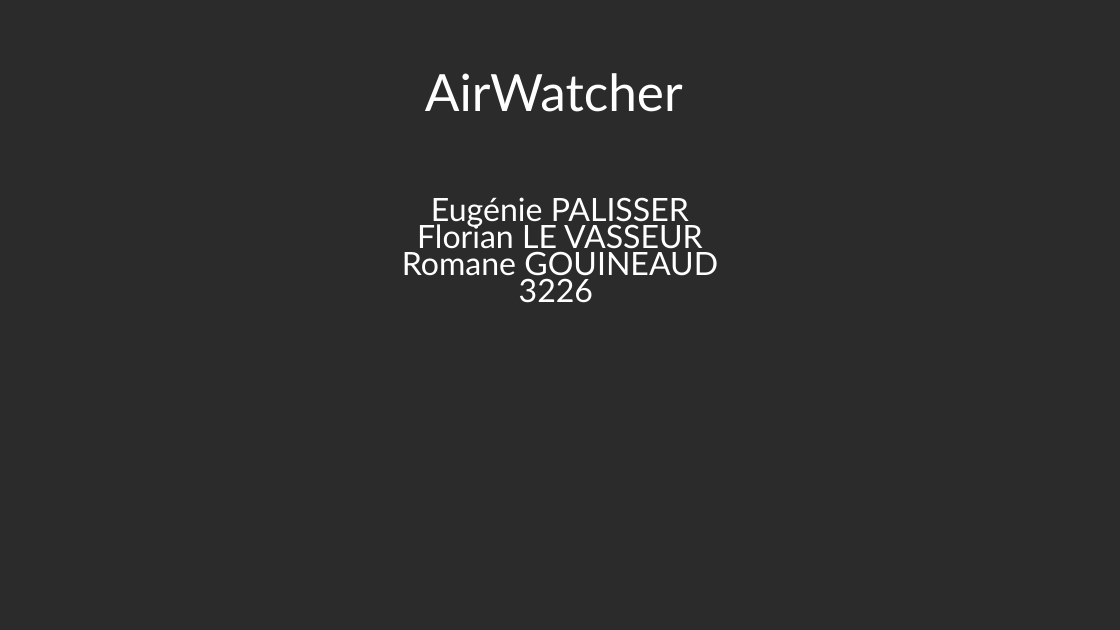
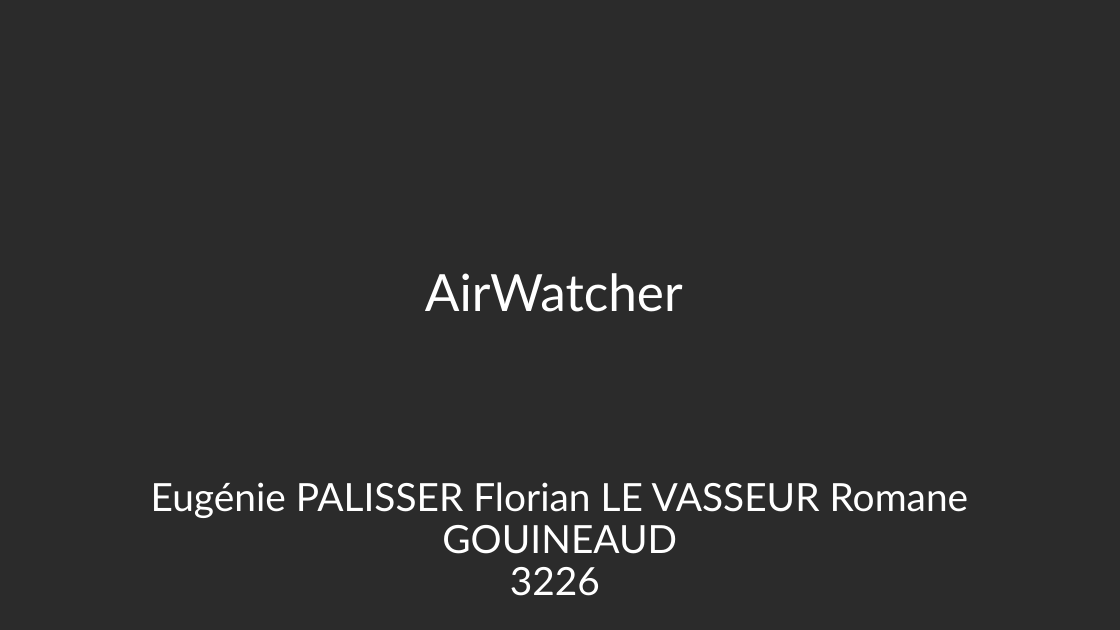
Before and after one commit to Florian-LeVasseur/UML, a slide deck: slide 1 of presentation.pptx. Drawn at 1120x630 pixels with LibreOffice and Linux fonts; fonts in the diff are those of the drawing; background and template pictures are left out; a plain dark background stands for a picture behind light text. Boxes give left, top, right and bottom in pixels: in the first picture for what was removed or moved away, otherwise in the second. Text is boxed around its words. In the diff, an @@ line names an element or a change of style, - is before the commit and + after.

Commit message:
MAJ pp

```diff
--- a/presentation.pptx
+++ b/presentation.pptx
@@ title "AirWatcher": place and size @@
-title "AirWatcher" at (425, 73, 683, 112)
+title "AirWatcher" at (425, 273, 683, 312)
@@ text "Eugénie PALISSER Florian LE VASSEUR ...": place and size @@
-text "Eugénie PALISSER Florian LE VASSEUR ..." at (402, 197, 718, 303)
+text "Eugénie PALISSER Florian LE VASSEUR ..." at (151, 482, 969, 596)
@@ text at (151, 482, 969, 554): text changed; size 27.5 to 33.3 pt @@
-Eugénie PALISSER
-Florian LE VASSEUR
-Romane GOUINEAUD
+Eugénie PALISSER Florian LE VASSEUR Romane GOUINEAUD
@@ text at (510, 567, 600, 596): size 27.5 to 33.3 pt in "3226"; line spacing 0.7 to 0.9 @@
```
